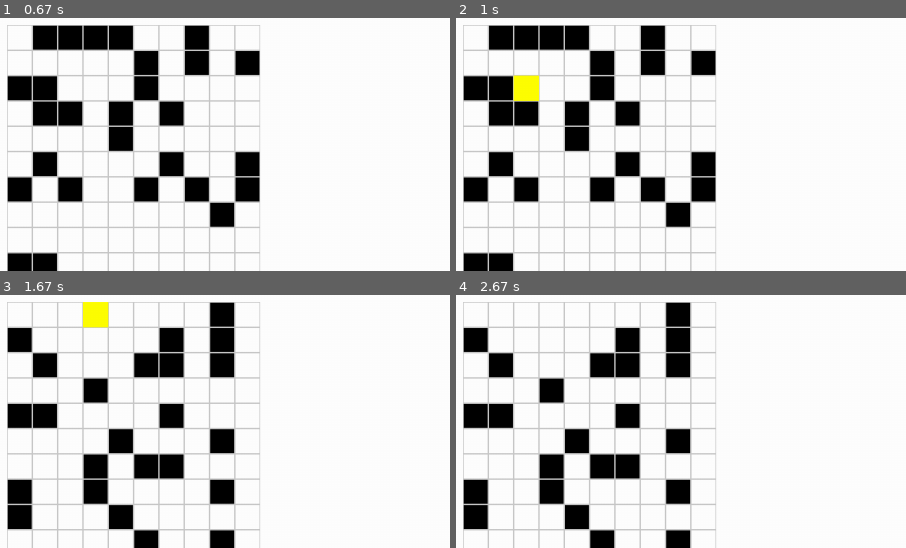
Above: before the commit, frames 1-4 (two rows, left to right).
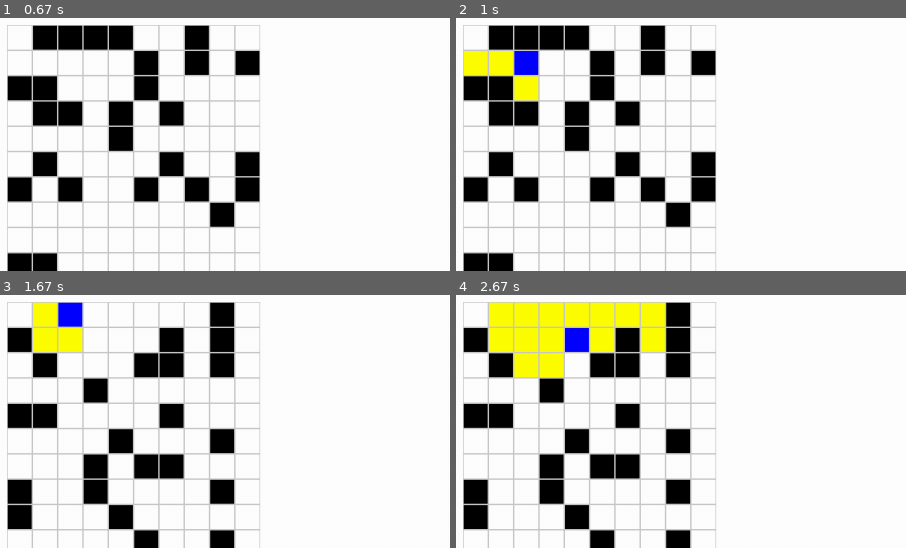
Above: after the commit, the same moments.

Repository: xvang3/Maze_AI_Algo
Game: pygame game, started from Pygame_Maze_Visualizer/main.py
Two runs of this game, one before a commit and one after it. Both use one fixed random seed, a clock stepped at 60 frames per second and the inputs below.
Inputs (mouse positions are % of the whole screen's width and height, from its top left):
- Up to frame 1 (0.67 s): click (46, 54) at 0.38 s
- Up to frame 2 (1 s): press the mouse at (6, 68) at 0.7 s; move the mouse to (11, 41) at 0.8 s; release the mouse at (17, 14) at 0.93 s
- Up to frame 3 (1.67 s): click "New Maze" at 1.05 s; press the mouse at (6, 68) at 1.37 s; move the mouse to (17, 75) at 1.47 s; release the mouse at (28, 82) at 1.6 s
- Up to frame 4 (2.67 s): press the mouse at (21, 90) at 1.7 s; move the mouse to (22, 78) at 1.8 s; release the mouse at (22, 66) at 1.93 s; press the mouse at (21, 90) at 2.03 s; move the mouse to (54, 51) at 2.13 s; release the mouse at (87, 12) at 2.27 s; press the mouse at (6, 75) at 2.37 s; move the mouse to (26, 44) at 2.47 s; release the mouse at (45, 12) at 2.6 s
The pictures show only the part of the screen within x 0-50%, y 0-50%; the shares and areas given below are measured in that part.

Frame 1 is identical in both runs. In frame 2, 1.7% of the frame differs, in the area x 1-19%, y 13-33%; in frame 3, 2.7%; in frame 4, 8.0%, in the area x 7-47%, y 2-33%.

Commit message:
Solution properly dispalying at end, next working on stop button

Diff:
--- a/Pygame_Maze_Visualizer/bfs_solver.py
+++ b/Pygame_Maze_Visualizer/bfs_solver.py
@@ -10,6 +10,11 @@
     visited.add(start)
     parent = {}
 
+    # Initialize state variables for visualization
+    state["current_node"] = None
+    state["visited_nodes"] = set()
+    state["solution_path"] = []
+
     # Colors for visualization
     green = (0, 255, 0)
     blue = (0, 0, 255)
@@ -17,13 +22,11 @@
 
     while queue:
         current = queue.popleft()
-        x, y = current
+        state["current_node"] = current  # Track the current node
         yield ("process", current)  # Yield the current node for visualization
 
         # Dynamic delay
-        # print(f"Speed factor: {state['speed_factor']}")
-        state["speed_factor"] = int(INITIAL_DELAY / state["speed_factor"])
-        pygame.time.delay(max(1, state["speed"]))  # Ensure non-zero positive delay
+        pygame.time.delay(max(1, int(state["speed"])))  # Use updated speed from the slider
 
         if current == goal:
             # Reconstruct the solution path
@@ -32,6 +35,7 @@
                 path.append(current)
                 current = parent[current]
             path.append(start)
+            state["solution_path"] = path  # Save the solution path in the state
             yield ("path", path)  # Signal the main loop to visualize the solution
             return
 
@@ -42,6 +46,7 @@
                 visited.add((nx, ny))
                 queue.append((nx, ny))
                 parent[(nx, ny)] = current
+                state["visited_nodes"].add((nx, ny))  # Track visited nodes
                 yield ("visit", (nx, ny))  # Signal the main loop to mark as visited
 
     yield ("no_path", None)
--- a/Pygame_Maze_Visualizer/controls.py
+++ b/Pygame_Maze_Visualizer/controls.py
@@ -39,8 +39,13 @@
     def new_maze_action():
         state["maze"] = generate_random_maze_with_solution(rows, cols, wall_density=0.3)
         state["started"] = False
+        state["current_node"] = None
+        state["visited_nodes"] = set()
+        state["solution_path"] = []
         if "create_generator" in state:
             state["algorithm_generator"] = state["create_generator"]()  # Create a fresh generator
+
+
 
     def reset_speed_action():
         state["speed_factor"] = 1.0  # Reset to 1x speed
--- a/Pygame_Maze_Visualizer/main.py
+++ b/Pygame_Maze_Visualizer/main.py
@@ -98,8 +98,12 @@
             "maze": maze,
             "in_selection": False,  # Track if returning to selection
             "speed": INITIAL_DELAY,
-            "speed_factor": 1.0  # Default speed factor
+            "speed_factor": 1.0,  # Default speed factor
+            "current_node": None,  # Track the currently processed node
+            "visited_nodes": set(),  # Track all visited nodes
+            "solution_path": []  # Track the solution path
         }
+
 
         # Generator setup
         def create_generator():
@@ -126,9 +130,17 @@
             for row in range(rows):
                 for col in range(cols):
                     x, y = maze_offset[0] + col * CELL_SIZE, maze_offset[1] + row * CELL_SIZE
-                    color = (0, 0, 0) if state["maze"][row, col] == 1 else (255, 255, 255)
-                    pygame.draw.rect(screen, color, (x, y, CELL_SIZE, CELL_SIZE))
+                    if (row, col) == state["current_node"]:
+                        pygame.draw.rect(screen, (0, 0, 255), (x, y, CELL_SIZE, CELL_SIZE))  # Blue for current node
+                    elif (row, col) in state["visited_nodes"]:
+                        pygame.draw.rect(screen, (255, 255, 0), (x, y, CELL_SIZE, CELL_SIZE))  # Yellow for visited nodes
+                    elif "solution_path" in state and (row, col) in state["solution_path"]:
+                        pygame.draw.rect(screen, (0, 255, 0), (x, y, CELL_SIZE, CELL_SIZE))  # Green for solution path
+                    else:
+                        color = (0, 0, 0) if state["maze"][row, col] == 1 else (255, 255, 255)
+                        pygame.draw.rect(screen, color, (x, y, CELL_SIZE, CELL_SIZE))
                     pygame.draw.rect(screen, (200, 200, 200), (x, y, CELL_SIZE, CELL_SIZE), 1)
+
 
             # Draw controls
             draw_controls(screen, controls, state, button_font)
@@ -152,24 +164,21 @@
                 try:
                     action, data = next(state["algorithm_generator"])
                     if action == "process":
-                        x, y = data
-                        pygame.draw.rect(screen, (0, 0, 255), (maze_offset[0] + y * CELL_SIZE, maze_offset[1] + x * CELL_SIZE, CELL_SIZE, CELL_SIZE))
+                        state["current_node"] = data  # Track the current node
                     elif action == "visit":
-                        x, y = data
-                        pygame.draw.rect(screen, (255, 255, 0), (maze_offset[0] + y * CELL_SIZE, maze_offset[1] + x * CELL_SIZE, CELL_SIZE, CELL_SIZE))
+                        state["visited_nodes"].add(data)  # Track visited nodes
                     elif action == "path":
-                        for x, y in data:
-                            pygame.draw.rect(screen, (0, 255, 0), (maze_offset[0] + y * CELL_SIZE, maze_offset[1] + x * CELL_SIZE, CELL_SIZE, CELL_SIZE))
+                        state["solution_path"] = data  # Save the solution path to state
                     elif action == "no_path":
                         print("No solution found.")
+                except StopIteration:
+                    state["started"] = False  # Stop the algorithm after completion
 
-                    # Adjust delay dynamically based on speed
-                    pygame.time.delay(max(1, int(state["speed"])))
-                except StopIteration:
-                    if state["repeat"]:
-                        state["algorithm_generator"] = create_generator()
-                    else:
-                        state["started"] = False
+            # Ensure the solution path is always drawn after the algorithm completes
+            if not state["started"] and state["solution_path"]:
+                for x, y in state["solution_path"]:
+                    pygame.draw.rect(screen, (0, 255, 0), (maze_offset[0] + y * CELL_SIZE, maze_offset[1] + x * CELL_SIZE, CELL_SIZE, CELL_SIZE))
+
 
             pygame.display.flip()
             pygame.time.Clock().tick(30)
